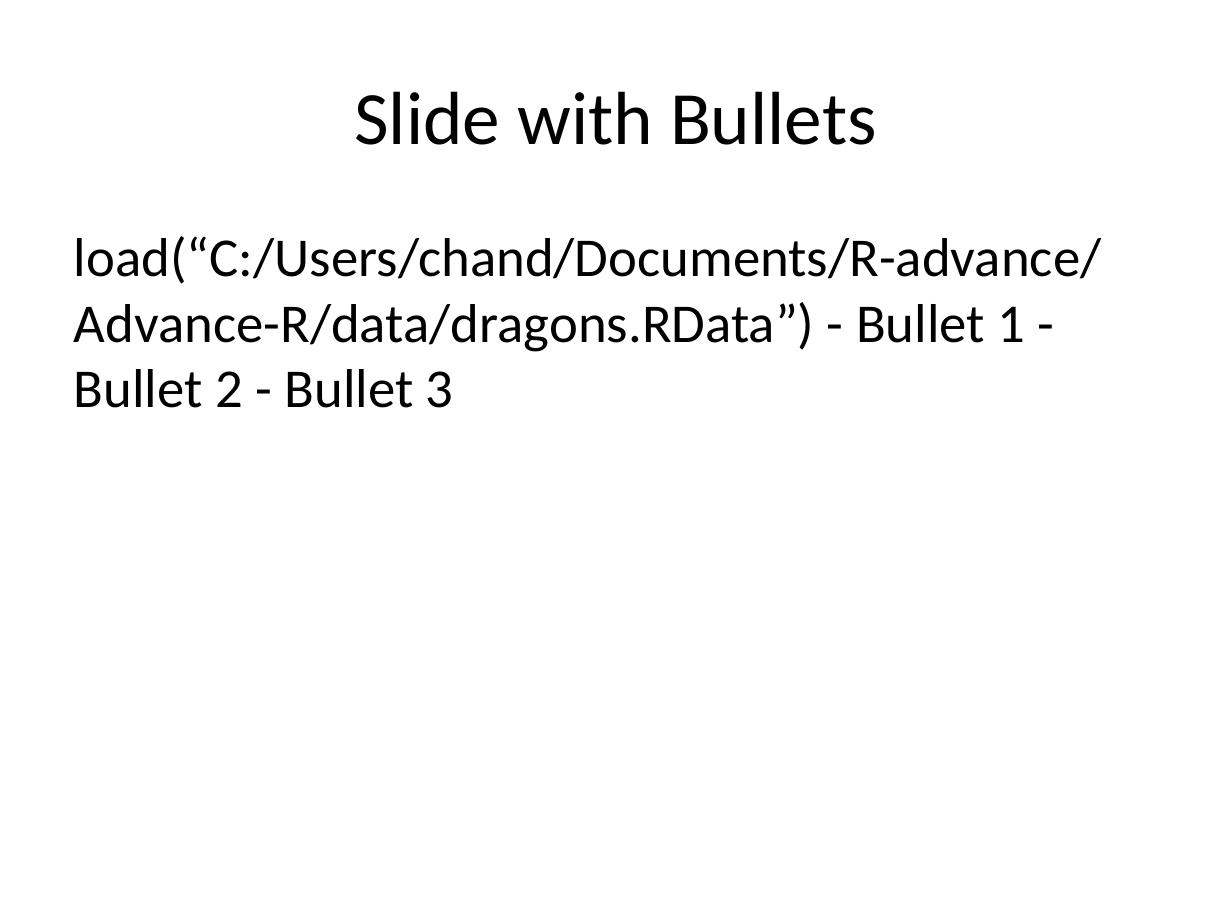
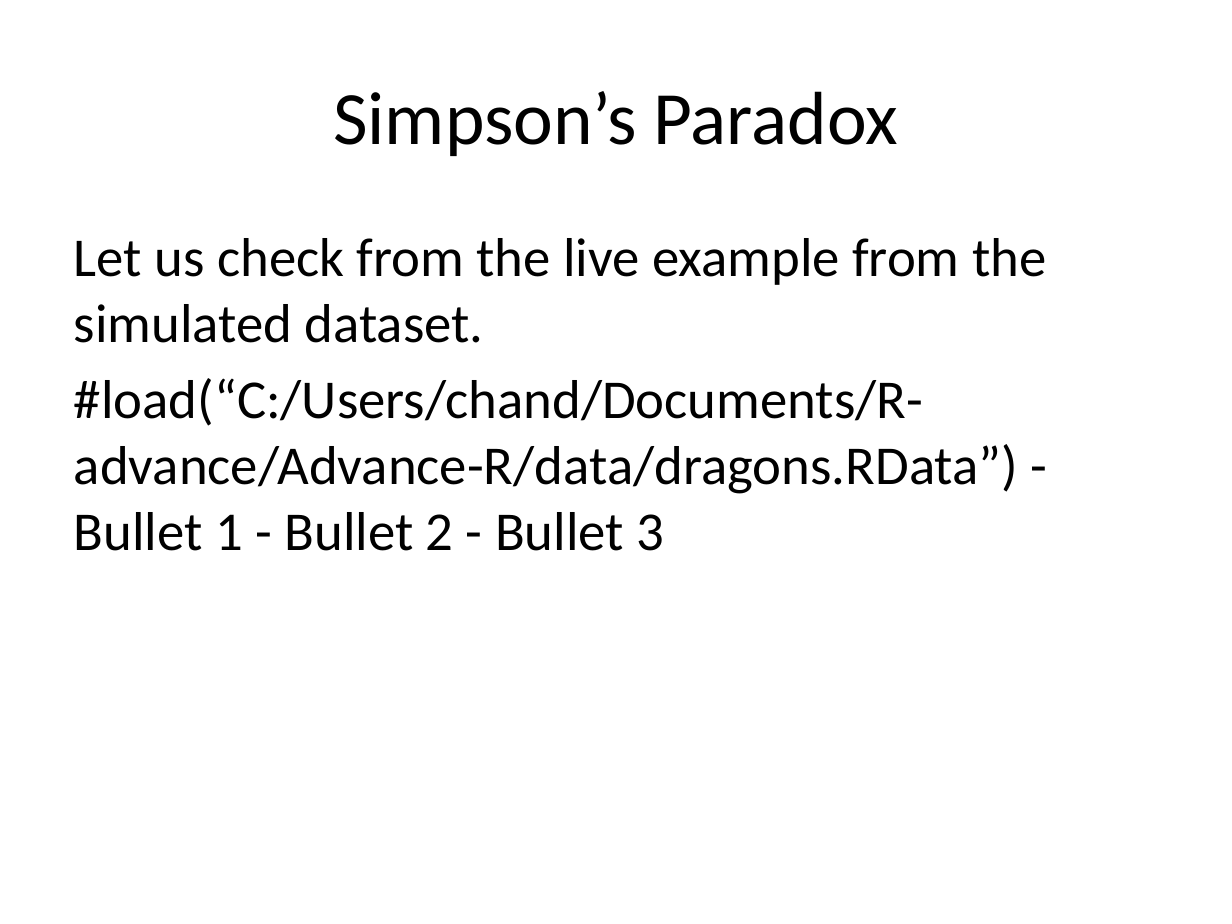
Before and after one commit to ckp1990/Advance-R, a slide deck: slide 3 of day1.pptx. Drawn at 1232x924 pixels with LibreOffice and Linux fonts; fonts in the diff are those of the drawing. Boxes give left, top, right and bottom in pixels: in the first picture for what was removed or moved away, otherwise in the second. Text is boxed around its words. In the diff, an @@ line names an element or a change of style, - is before the commit and + after.

```diff
--- a/day1.pptx
+++ b/day1.pptx
@@ title at bbox=[333, 91, 899, 156]: text changed @@
-Slide with Bullets
+Simpson’s Paradox
@@ text at bbox=[74, 238, 1046, 551]: text changed @@
-load(“C:/Users/chand/Documents/R-advance/Advance-R/data/dragons.RData”) - Bullet 1 - Bullet 2 - Bullet 3
+Let us check from the live example from the simulated dataset.
+#load(“C:/Users/chand/Documents/R-advance/Advance-R/data/dragons.RData”) - Bullet 1 - Bullet 2 - Bullet 3
```
Also in this commit, not shown: 2 other files.
